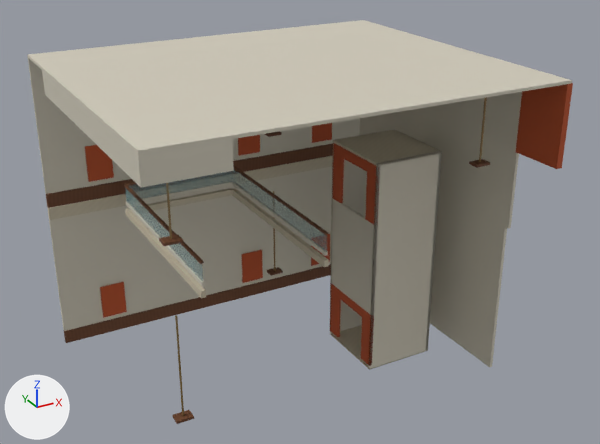
What one commit did to the glTF model BlenderCatalogue/assets/orchard_exchange/exports/AST-RTL-009.glb.
Both versions are drawn from a camera (50 mm lens) standing at (-8.1, -43.0, 25.8) and looking at (10.8, -8.7, 8.7). Every picture has the same lights, and +X, +Y and +Z are marked at lower left. The older version comes first. Vertices at exactly the same position are counted once.

The scene before the commit, as lines of its bpy script (objects in view):
```python
ob_ex_liftback = bpy.data.objects.new('EX_LiftBack', me_ex_liftback)
ob_ex_liftback.location = (0.0, 0.0, 0.0)
ob_ex_liftheader_52_5 = bpy.data.objects.new('EX_LiftHeader_52.5', me_ex_liftheader_52_5)
ob_ex_liftheader_52_5.location = (0.0, 0.0, 0.0)
ob_ex_liftheader_61 = bpy.data.objects.new('EX_LiftHeader_61', me_ex_liftheader_61)
ob_ex_liftheader_61.location = (0.0, 0.0, 0.0)
ob_ex_liftjamb_52_5_240_25 = bpy.data.objects.new('EX_LiftJamb_52.5-240.25', me_ex_liftjamb_52_5_240_25)
ob_ex_liftjamb_52_5_240_25.location = (0.0, 0.0, 0.0)
ob_ex_liftjamb_52_5_243_66 = bpy.data.objects.new('EX_LiftJamb_52.5-243.66', me_ex_liftjamb_52_5_243_66)
ob_ex_liftjamb_52_5_243_66.location = (0.0, 0.0, 0.0)
ob_ex_liftjamb_61_243_66 = bpy.data.objects.new('EX_LiftJamb_61-243.66', me_ex_liftjamb_61_243_66)
ob_ex_liftjamb_61_243_66.location = (0.0, 0.0, 0.0)
ob_ex_liftside__239_46 = bpy.data.objects.new('EX_LiftSide_-239.46', me_ex_liftside__239_46)
ob_ex_liftside__239_46.location = (0.0, 0.0, 0.0)
ob_ex_liftside__243_66 = bpy.data.objects.new('EX_LiftSide_-243.66', me_ex_liftside__243_66)
ob_ex_liftside__243_66.location = (0.0, 0.0, 0.0)
ob_ex_upperportalheader = bpy.data.objects.new('EX_UpperPortalHeader', me_ex_upperportalheader)
ob_ex_upperportalheader.location = (0.0, 0.0, 0.0)
# also in view: 'EX_WestSoffit' at (1.8, -10.1, 16.0); 'EX_NorthRecess_52.5_16' at (12.0, -0.3, 2.1); 'EX_GalleryGlass_2' at (10.1, -7.2, 9.1); 'EX_NorthWall_52.5' at (10.0, -0.1, 4.3); 'EX_NorthDado_52.5' at (10.0, -0.1, 0.4)
```
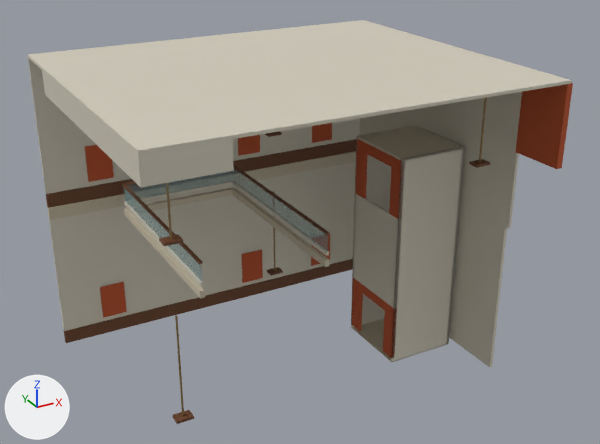
The change, as a list of edits to the scene's bpy script:
```text
Change me_ex_liftback:
    remove me_ex_liftback.from_pydata(...)  # 8 vertices, 12 faces; spans x 17.96..18.12, y -10.66..-6.34, z -0.24..11.85
    add me_ex_liftback.from_pydata(...)  # 8 vertices, 12 faces; spans x 19.46..19.62, y -10.66..-6.34, z -0.24..11.85
    me_ex_liftback part 1: the whole mesh is moved by (1.5, 0.0, 0.0)
Change me_ex_liftside__243_66:
    remove me_ex_liftside__243_66.from_pydata(...)  # 8 vertices, 12 faces; spans x 14.12..18.12, y -6.46..-6.34, z -0.24..11.85
    add me_ex_liftside__243_66.from_pydata(...)  # 8 vertices, 12 faces; spans x 15.62..19.62, y -6.46..-6.34, z -0.24..11.85
    me_ex_liftside__243_66 part 2: the whole mesh is moved by (1.5, 0.0, 0.0)
Change me_ex_liftside__239_46:
    remove me_ex_liftside__239_46.from_pydata(...)  # 8 vertices, 12 faces; spans x 14.12..18.12, y -10.66..-10.54, z -0.24..11.85
    add me_ex_liftside__239_46.from_pydata(...)  # 8 vertices, 12 faces; spans x 15.62..19.62, y -10.66..-10.54, z -0.24..11.85
    me_ex_liftside__239_46 part 3: the whole mesh is moved by (1.5, 0.0, 0.0)
Change me_ex_liftjamb_52_5_243_66:
    remove me_ex_liftjamb_52_5_243_66.from_pydata(...)  # 8 vertices, 12 faces; spans x 14.12..14.28, y -7.25..-6.34, z 0.0..3.2
    add me_ex_liftjamb_52_5_243_66.from_pydata(...)  # 8 vertices, 12 faces; spans x 15.62..15.78, y -7.25..-6.34, z 0.0..3.2
    me_ex_liftjamb_52_5_243_66 part 4: the whole mesh is moved by (1.5, 0.0, 0.0)
Change me_ex_liftjamb_52_5_240_25:
    remove me_ex_liftjamb_52_5_240_25.from_pydata(...)  # 8 vertices, 12 faces; spans x 14.12..14.28, y -10.66..-9.75, z 0.0..3.2
    add me_ex_liftjamb_52_5_240_25.from_pydata(...)  # 8 vertices, 12 faces; spans x 15.62..15.78, y -10.66..-9.75, z 0.0..3.2
    me_ex_liftjamb_52_5_240_25 part 5: the whole mesh is moved by (1.5, 0.0, 0.0)
Change me_ex_liftheader_52_5:
    remove me_ex_liftheader_52_5.from_pydata(...)  # 8 vertices, 12 faces; spans x 14.12..14.28, y -9.75..-7.25, z 2.64..3.2
    add me_ex_liftheader_52_5.from_pydata(...)  # 8 vertices, 12 faces; spans x 15.62..15.78, y -9.75..-7.25, z 2.64..3.2
    me_ex_liftheader_52_5 part 6: the whole mesh is moved by (1.5, 0.0, 0.0)
Change me_ex_liftjamb_61_243_66:
    remove me_ex_liftjamb_61_243_66.from_pydata(...)  # 8 vertices, 12 faces; spans x 14.12..14.28, y -7.25..-6.34, z 8.5..11.7
    add me_ex_liftjamb_61_243_66.from_pydata(...)  # 8 vertices, 12 faces; spans x 15.62..15.78, y -7.25..-6.34, z 8.5..11.7
    me_ex_liftjamb_61_243_66 part 7: the whole mesh is moved by (1.5, 0.0, 0.0)
Change me_ex_liftheader_61:
    remove me_ex_liftheader_61.from_pydata(...)  # 8 vertices, 12 faces; spans x 14.12..14.28, y -9.75..-7.25, z 11.14..11.7
    add me_ex_liftheader_61.from_pydata(...)  # 8 vertices, 12 faces; spans x 15.62..15.78, y -9.75..-7.25, z 11.14..11.7
    me_ex_liftheader_61 part 8: the whole mesh is moved by (1.5, 0.0, 0.0)
Change me_ex_liftfrontbetween:
    remove me_ex_liftfrontbetween.from_pydata(...)  # 8 vertices, 12 faces; spans x 14.12..14.28, y -10.66..-6.34, z 3.2..8.5
    add me_ex_liftfrontbetween.from_pydata(...)  # 8 vertices, 12 faces; spans x 15.62..15.78, y -10.66..-6.34, z 3.2..8.5
    me_ex_liftfrontbetween part 9: the whole mesh is moved by (1.5, 0.0, 0.0)
Change me_ex_liftpit:
    remove me_ex_liftpit.from_pydata(...)  # 8 vertices, 12 faces; spans x 14.12..18.12, y -10.66..-6.34, z -0.24..-0.2
    add me_ex_liftpit.from_pydata(...)  # 8 vertices, 12 faces; spans x 15.62..19.62, y -10.66..-6.34, z -0.24..-0.2
    me_ex_liftpit part 10: the whole mesh is moved by (1.5, 0.0, 0.0)
Change me_ex_liftcap:
    remove me_ex_liftcap.from_pydata(...)  # 8 vertices, 12 faces; spans x 14.12..18.12, y -10.66..-6.34, z 11.73..11.85
    add me_ex_liftcap.from_pydata(...)  # 8 vertices, 12 faces; spans x 15.62..19.62, y -10.66..-6.34, z 11.73..11.85
    me_ex_liftcap part 11: the whole mesh is moved by (1.5, 0.0, 0.0)
```

Boxes [x1, y1, x2, y2] around the edits, measured in the pictures (600 x 444 px):
'EX_LiftSide_-239.46', moved
    before: [368, 151, 442, 369]
    after: [391, 146, 464, 361]
'EX_LiftFrontBetween', moved
    before: [330, 199, 378, 316]
    after: [352, 193, 402, 309]
'EX_LiftSide_-243.66', moved
    before: [330, 130, 390, 334]
    after: [351, 126, 413, 328]
'EX_LiftCap', moved
    before: [333, 129, 442, 166]
    after: [356, 126, 465, 161]
'EX_LiftPit', moved
    before: [330, 325, 427, 370]
    after: [351, 319, 447, 362]
'EX_LiftJamb_61-243.66', moved
    before: [332, 143, 344, 203]
    after: [355, 139, 368, 198]
'EX_LiftJamb_52.5-240.25', moved
    before: [361, 308, 374, 366]
    after: [383, 302, 397, 358]
'EX_LiftJamb_52.5-243.66', moved
    before: [330, 283, 341, 337]
    after: [351, 277, 363, 331]
'EX_LiftBack', moved
    before: [393, 129, 442, 351]
    after: [416, 126, 465, 344]
'EX_LiftHeader_61', moved
    before: [341, 147, 367, 171]
    after: [365, 143, 392, 166]
'EX_LiftHeader_52.5', moved
    before: [338, 290, 362, 317]
    after: [361, 284, 385, 310]
